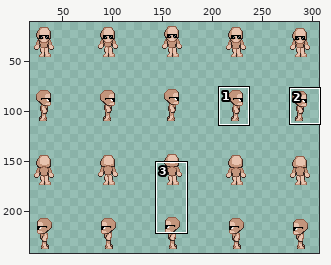
Two states of a sprite sheet, sprite_sheet_idle.png. The first picture is a wide view before the edit; the outline marks the close-up.
Close-up. As it was:
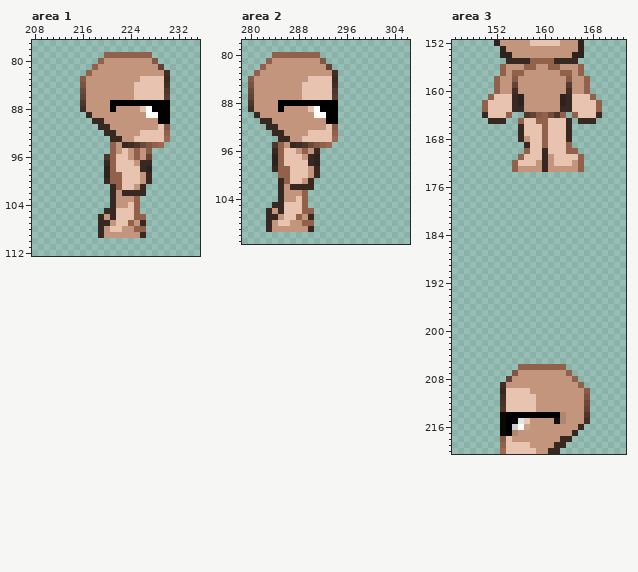
The file is 320x256 pixels. Colours within 5 levels of each other are drawn and written as one. Shown: area 1: x 208..235, y 77..112; area 2: x 279..306, y 78..111; area 3: x 145..173, y 152..220. The wide view leaves out empty margins. The commit also changed other parts of the picture, which this record leaves out.
Now the later version:
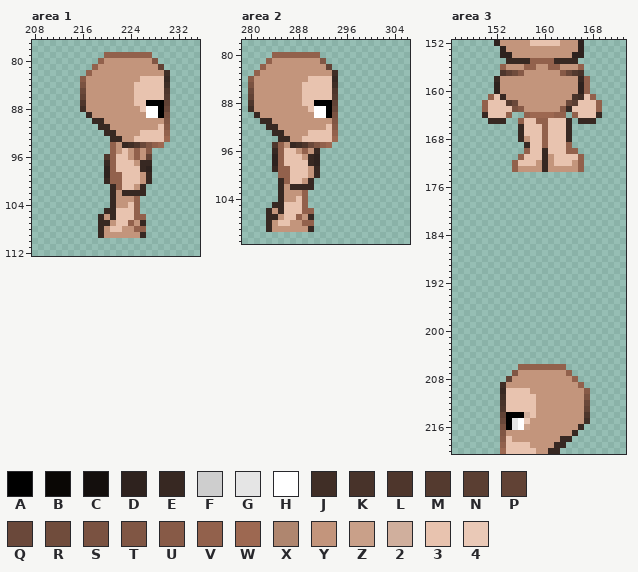
Palette (. is transparent): A #000000  B #0a0705  C #140f0d  D #2e221e  E #372822  F #cecece  G #e5e5e5  H #ffffff  J #402e26  K #48332a  L #4e362c  M #543a2f  N #5a3e32  P #614235  Q #6a483a  R #704c3c  S #7a5241  T #805644  U #875a47  V #92614c  W #9d6851  X #af866f  Y #c3957c  Z #c9a089  2 #d0af9d  3 #e8c3af  4 #eac9b7
Diff:
--- area 1
@@ x 219..232 @@
  86 YYYYYY33333M..
- 87 YYAAAAAAAAAA..
- 88 YYAYYYY3HAAA..
- 89 YYYYYYYYHHAA..
- 90 EYYYYYYYYYAA..
+ 87 YYYYYY33AAAP..
+ 88 YYYYYYY3HHAQ..
+ 89 YYYYYYYYHHAS..
+ 90 EYYYYYYYYYYT..
  91 EEYYYYYYYY3U..
--- area 2
@@ x 283..296 @@
  87 YYYYYY33333M..
- 88 YYAAAAAAAAAA..
- 89 YYAYYYY3HAAA..
- 90 YYYYYYYYHHAA..
- 91 EYYYYYYYYYAA..
+ 88 YYYYYY33AAAP..
+ 89 YYYYYYY3HHAQ..
+ 90 YYYYYYYYHHAS..
+ 91 EYYYYYYYYYYT..
  92 EEYYYYYYYY3U..
--- area 3
@@ x 150..168 @@
 156 ...VYYYVVYYVVYYYV..
-157 ...VYVVYYYYYYVVYV..
-158 ..VYYUYYYYYYYYUYYV.
-159 ..VYYPYYYYYYYYMYYV.
-160 ..VYYJYYYYYYYYJYYV.
-161 .V333EDYYYYYYDE333V
-162 V3333EDYYYYYYDE3333
-163 V3333EEYYYYYYEE3333
-164 E333V..LPUVRLV.V333
+157 ...LPRUYYYYYYUQMK..
+158 ..EYYYYYYYYYYYYYEV.
+159 ..DYYYYYYYYYYYYYDV.
+160 ..DYYYYYYYYYYYYYDV.
+161 .V3EYYYYYYYYYYYKJ3V
+162 V333MQYYYYYYYYQN333
+163 V3333SUYYYYYYUE3333
+164 E333V..VWWWWVV.V333
 165 .EEE..V33VV333E.EEE
@@ x 151..165 @@
 213 ..L33333YYYYYYY
-214 ..BAAAAAAAAAXYY
-215 ..BAAG4YYYYCXYY
-216 ..BAFHZYYYYYYYY
-217 ..BAXYYYYYYYYYE
+214 ..PAAA23YYYYYYY
+215 ..QAGH4YYYYYYYY
+216 ..SAGHZYYYYYYYY
+217 ..TYYYYYYYYYYYE
 218 ..U3YYYYYYYYEE.
Pixel boxes of the changes (left, top, right, bottom) in both close-ups:
changed: (110, 100, 170, 124)
changed: (278, 100, 338, 124)
changed: (494, 70, 584, 118)
changed: (500, 412, 566, 436)
